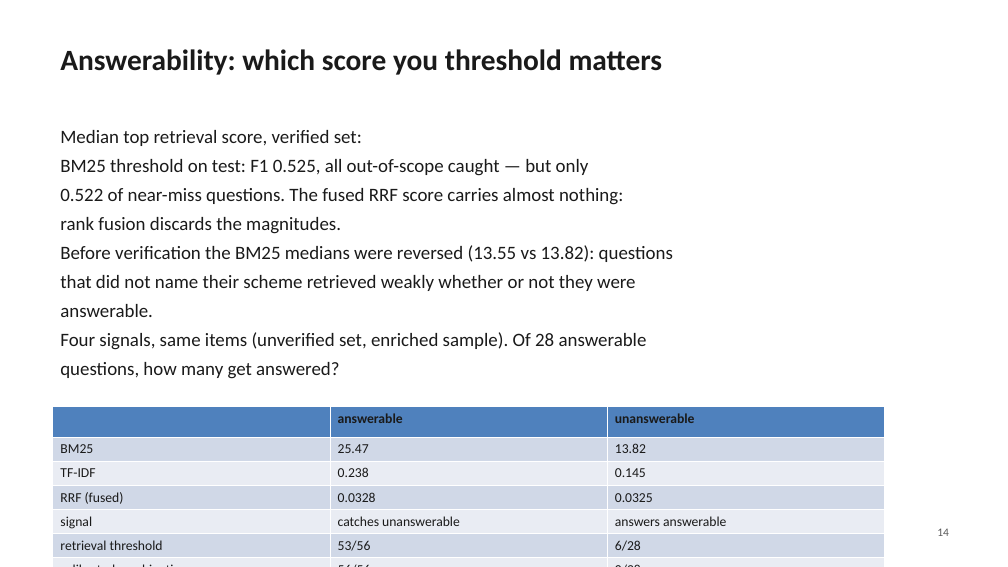
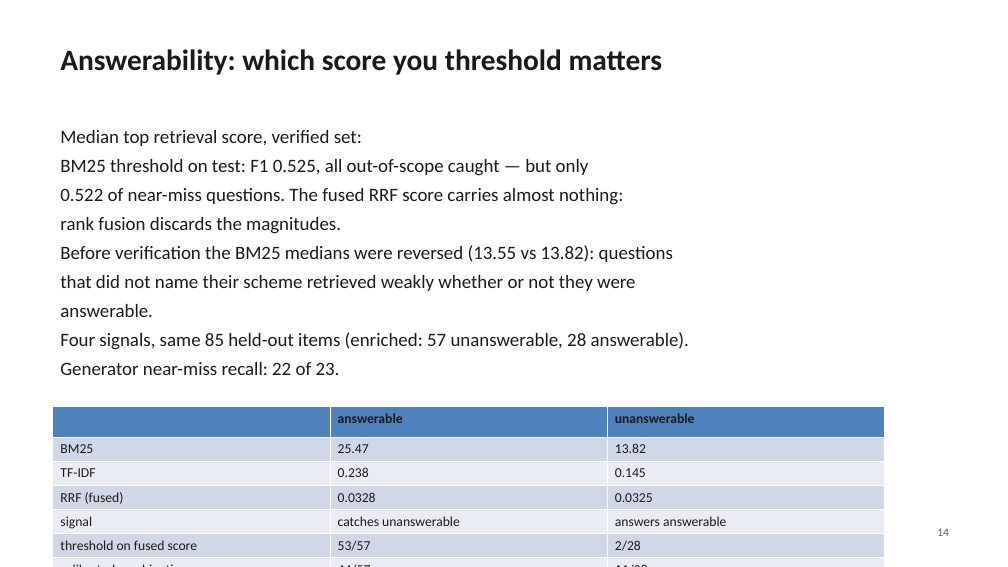
Before and after one commit to dhruvv1402/IndicRAG-QA, a slide deck: slide 14 of paper/IndicRAG-QA-slides.pptx. Drawn at 1008x567 pixels with LibreOffice and Linux fonts; fonts in the diff are those of the drawing. Boxes give left, top, right and bottom in pixels: in the first picture for what was removed or moved away, otherwise in the second. Text is boxed around its words. In the diff, an @@ line names an element or a change of style, - is before the commit and + after.

```diff
--- a/paper/IndicRAG-QA-slides.pptx
+++ b/paper/IndicRAG-QA-slides.pptx
@@ text at (x1=60, y1=332, x2=689, y2=375): text changed @@
-Four signals, same items (unverified set, enriched sample). Of 28 answerable
-questions, how many get answered?
+Four signals, same 85 held-out items (enriched: 57 unanswerable, 28 answerable).
+Generator near-miss recall: 22 of 23.
@@ table at (x1=53, y1=407, x2=885, y2=567) @@
-row 6: retrieval threshold | 53/56 | 6/28
+row 6: threshold on fused score | 53/57 | 2/28
-row 7, column 2: 56/56
+row 7, column 2: 44/57
-row 7, column 3: 0/28
+row 7, column 3: 11/28
-row 8, column 2: 52/56
+row 8, column 2: 52/57
-row 8, column 3: 17/28
+row 8, column 3: 20/28
```
Also in this commit, not shown: 2 other slides changed, 13 other files.
